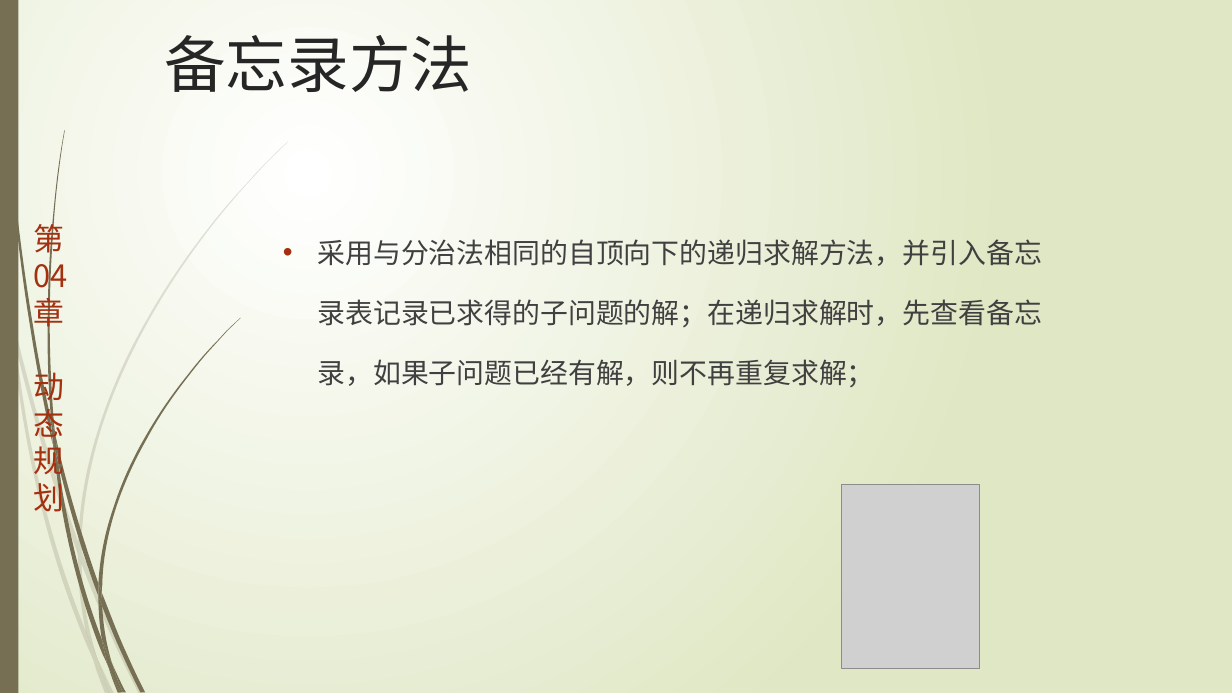
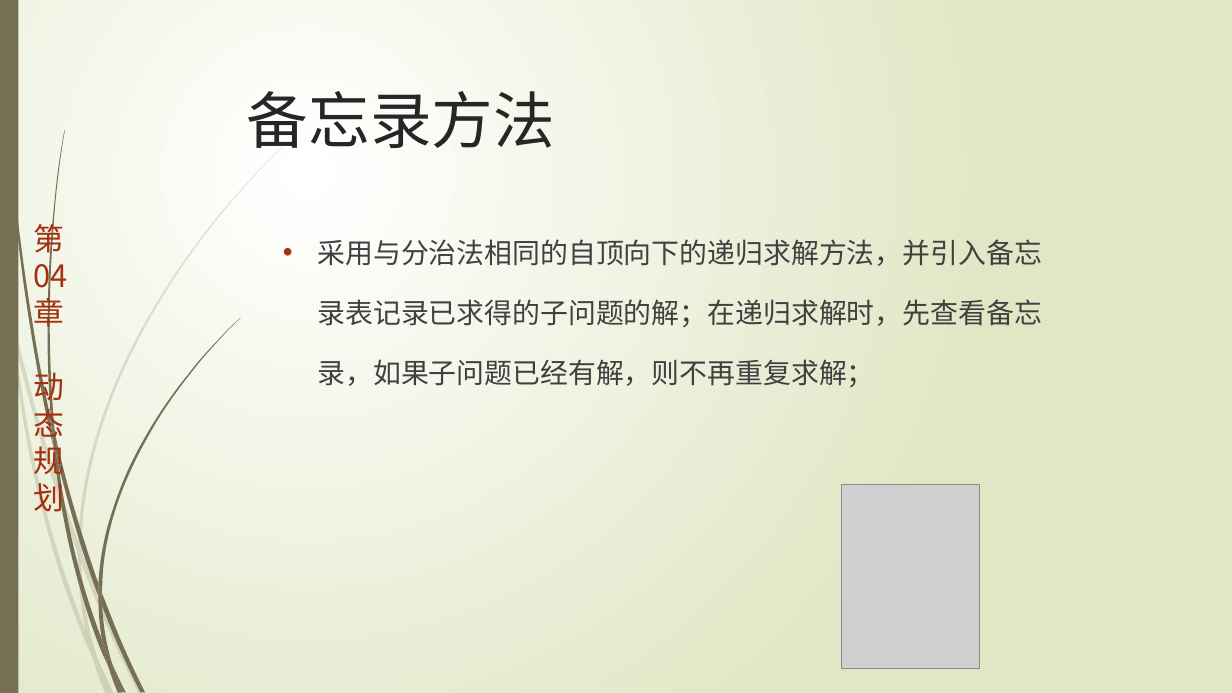
Before and after one commit to TeacherPeng/AlgorithmDesign, a slide deck: slide 29 of 教案/第04章.动态规划.pptx (slide 26 before the commit). Drawn at 1232x693 pixels with LibreOffice and Linux fonts; fonts in the diff are those of the drawing; grey boxes stand for pictures. Boxes give left, top, right and bottom in pixels: in the first picture for what was removed or moved away, otherwise in the second. Text is boxed around its words. In the diff, an @@ line names an element or a change of style, - is before the commit and + after.

```diff
--- a/教案/第04章.动态规划.pptx
+++ b/教案/第04章.动态规划.pptx
@@ title "备忘录方法": place and size @@
-title "备忘录方法" at [164,35,472,92]
+title "备忘录方法" at [247,91,555,148]
```
Also in this commit, not shown: 10 other slides changed, 3 slides added, 8 other files.
